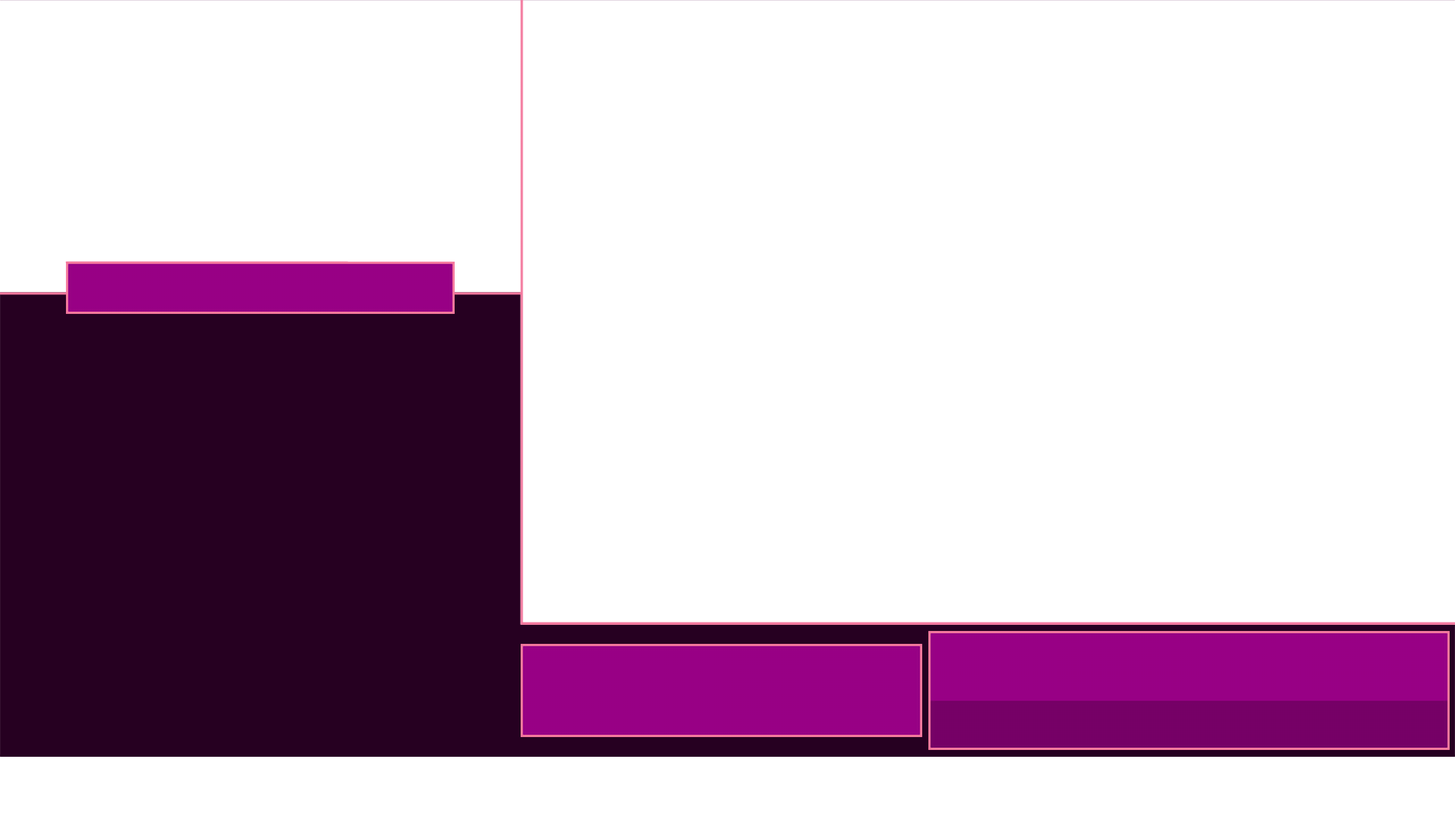
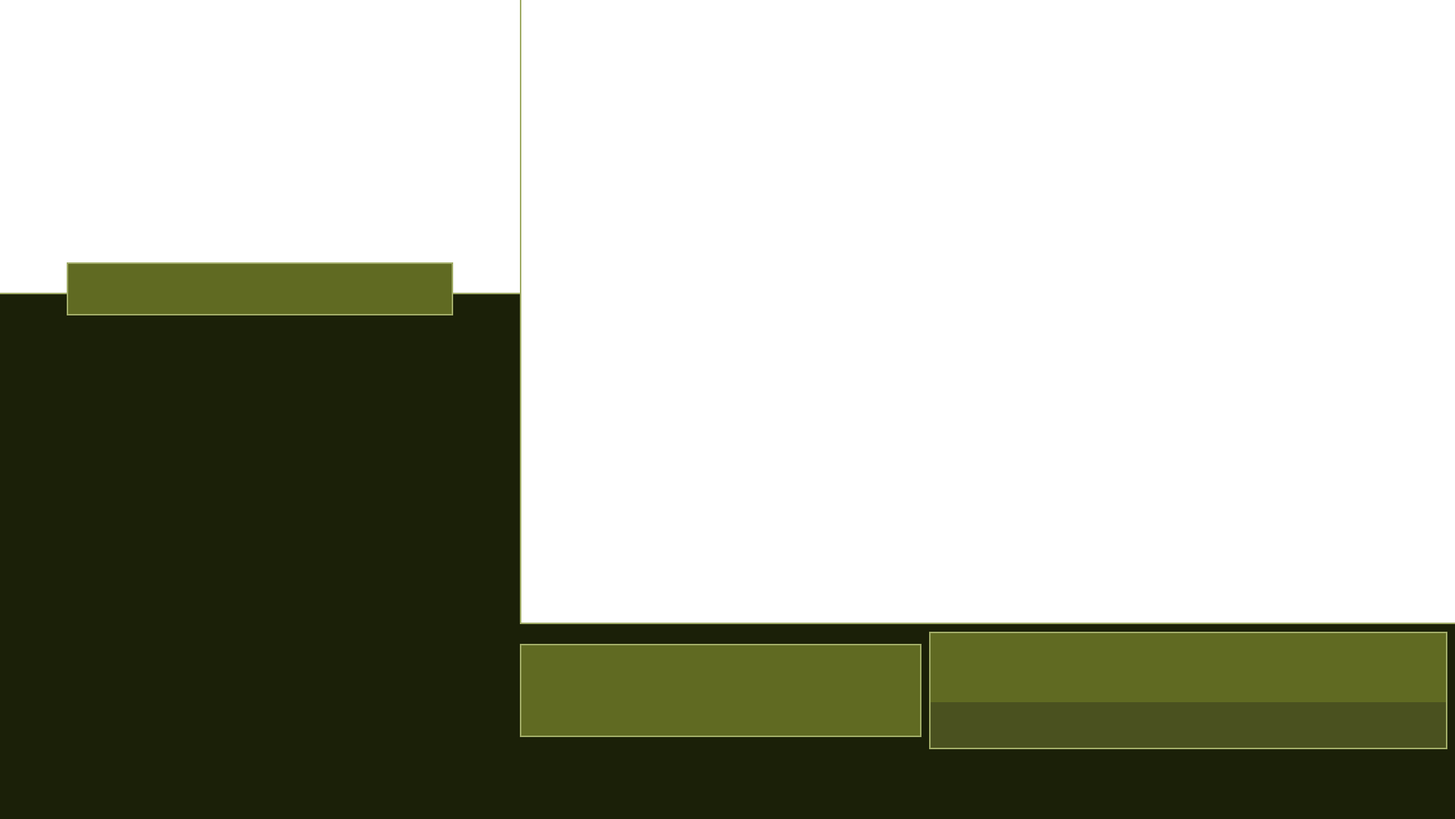
Comparing the layer stacks of the two 1455×819 images. Changes:
painted on "Category" over (928, 630, 1451, 750)
painted on "Timer" over (519, 643, 923, 737)
removed layer "Player Name" over (65, 261, 455, 314)
added layer "Player" above "Cam Cover" over (66, 262, 454, 316)
painted on "Panel Borders" over (0, 0, 1455, 625)
painted on "Background" over (0, 0, 1455, 819)
